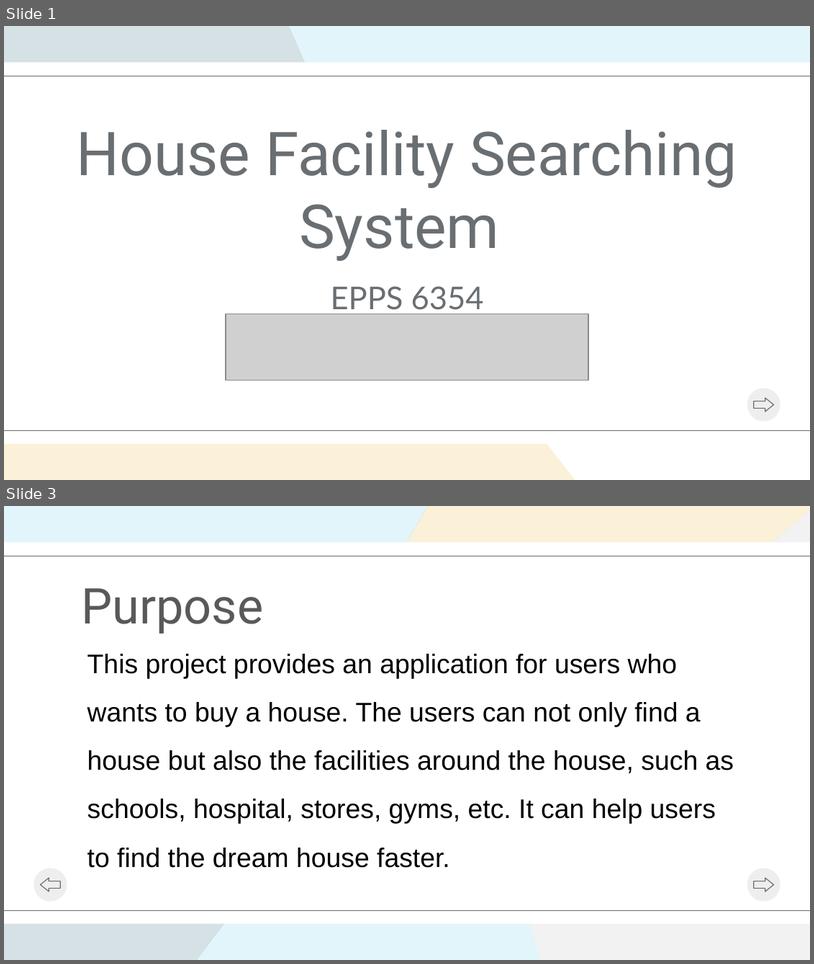
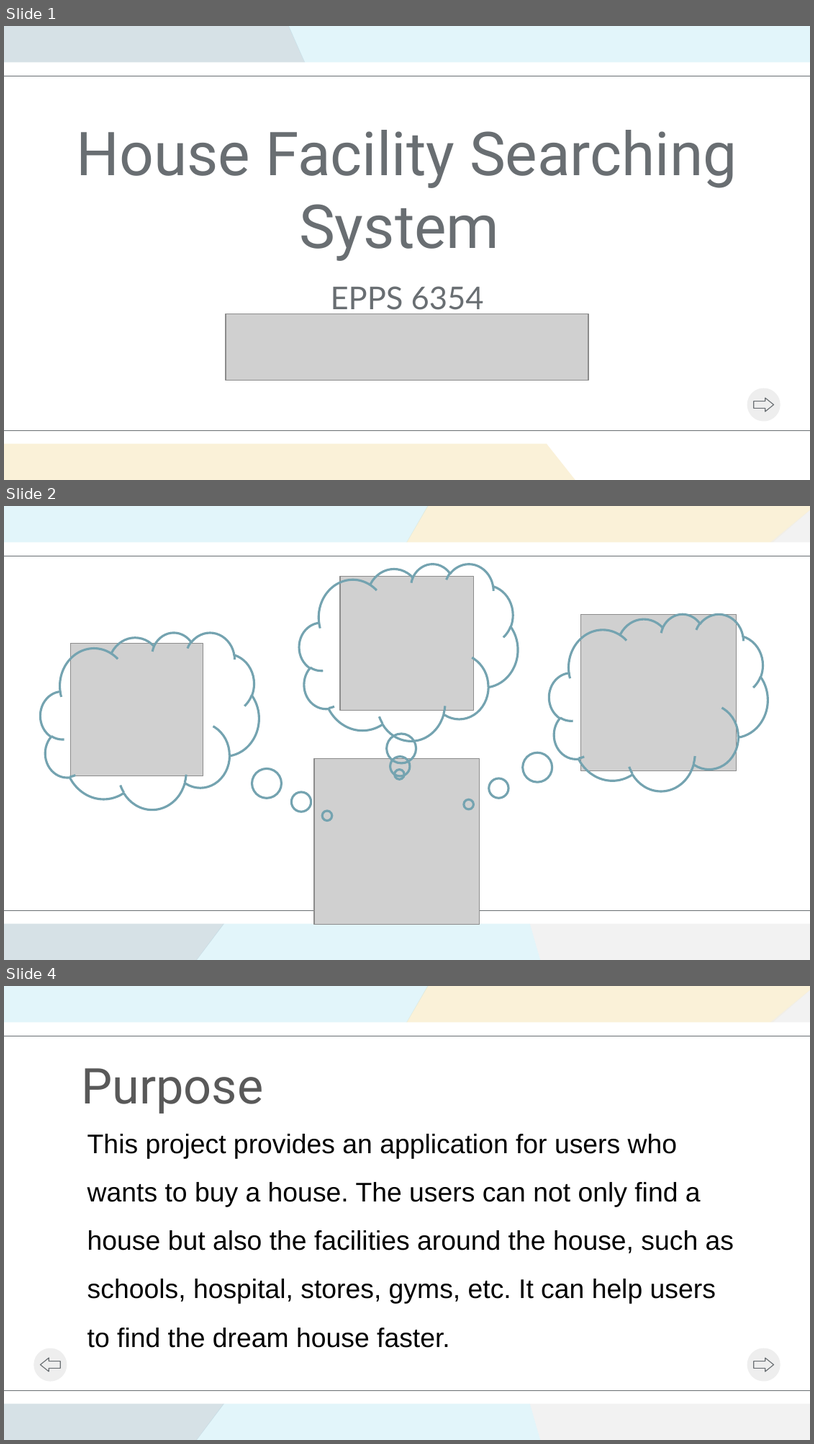
Before and after one commit to xiaoyanhouston/EPPS6354, a slide deck: proposal_xiaoyan6354.pptx. Shown one above the other, each under a label of ours: slides 1 and 3 before the commit, slides 1, 2 and 4 after it; the slides between them are not shown. The pictures are 814x964 and 814x1444 pixels, drawn with LibreOffice and Linux fonts; fonts in the diff are those of the drawing; grey boxes stand for pictures; background and template pictures are left out. Boxes give left, top, right and bottom in pixels: in the first picture for what was removed or moved away, otherwise in the second. Text is boxed around its words. In the diff, an @@ line names an element or a change of style, - is before the commit and + after.

```diff
--- a/proposal_xiaoyan6354.pptx
+++ b/proposal_xiaoyan6354.pptx
@@ slide 2 added at box(4, 506, 810, 960), background picture (left out); not listed: 8 template elements that a slide beside it also shows @@
@@ thought cloud added at box(299, 564, 517, 740), outline #75A3B1 2 pt @@
@@ picture added at box(340, 576, 474, 710) @@
@@ thought cloud added at box(549, 613, 768, 790), outline #75A3B1 2 pt @@
@@ thought cloud added at box(40, 632, 259, 808), outline #75A3B1 2 pt @@
@@ picture added at box(581, 615, 737, 770) @@
@@ picture added at box(70, 643, 203, 776) @@
@@ picture added at box(314, 759, 480, 924) @@
@@ what was slide 3 is now slide 4 @@
```
Also in this commit, not shown: 1 slide changed, 1 other slide added.
